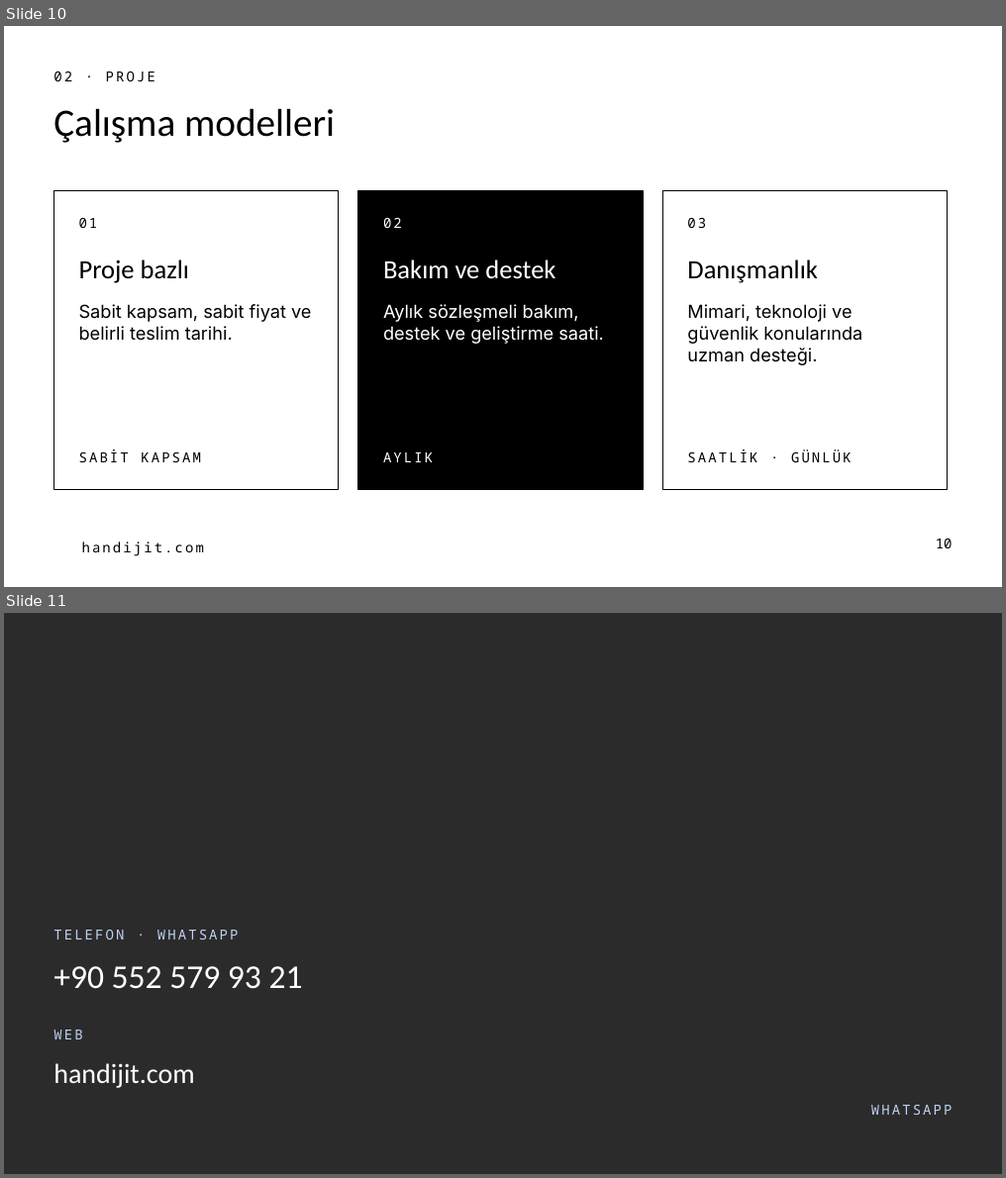
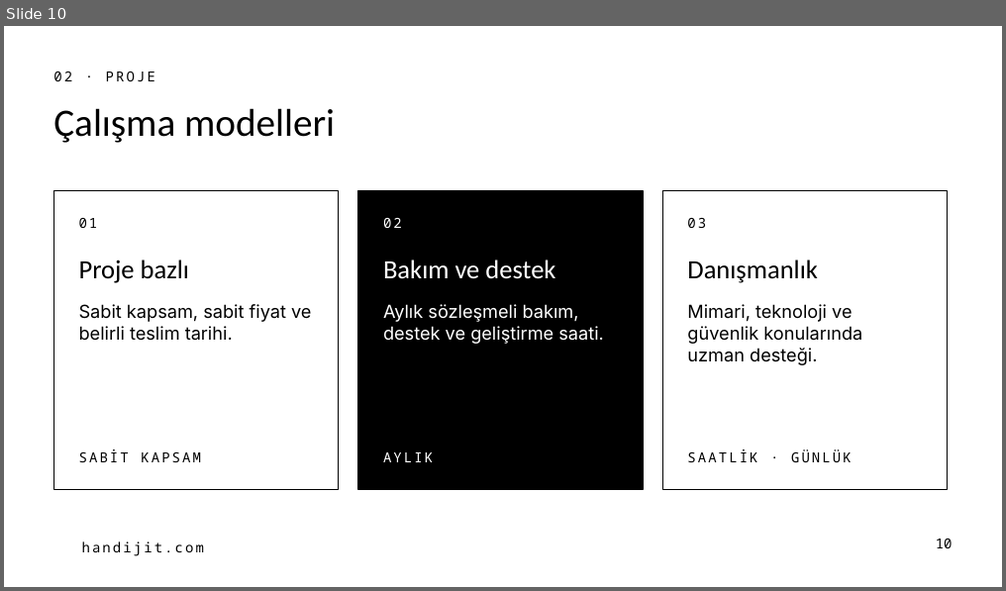
Before and after one commit to ahmetilhn/handijit-corporate-identity, a slide deck: 05-ofis/sunum-sablonu-16x9.pptx. Shown one above the other, each under a label of ours: slides 10 and 11 before the commit, slide 10 after it. The pictures are 1006x1178 and 1006x591 pixels, drawn with LibreOffice and Linux fonts; fonts in the diff are those of the drawing; background and template pictures are left out; a plain dark background stands for a picture behind light text. Boxes give left, top, right and bottom in pixels: in the first picture for what was removed or moved away, otherwise in the second. Text is boxed around its words. In the diff, an @@ line names an element or a change of style, - is before the commit and + after.

```diff
--- a/05-ofis/sunum-sablonu-16x9.pptx
+++ b/05-ofis/sunum-sablonu-16x9.pptx
@@ slide 11 removed at (x1=4, y1=613, x2=1002, y2=1174), background picture (left out) @@
@@ text removed at (x1=54, y1=930, x2=239, y2=940) @@
-TELEFON · WHATSAPP
@@ text removed at (x1=54, y1=966, x2=303, y2=989) @@
-+90 552 579 93 21
@@ text removed at (x1=54, y1=1030, x2=82, y2=1040) @@
-WEB
@@ text removed at (x1=54, y1=1063, x2=194, y2=1088) @@
-handijit.com
@@ text removed at (x1=871, y1=1105, x2=952, y2=1115) @@
-WHATSAPP
```
Also in this commit, not shown: 3 slides changed, 1 slide added, 55 other files.
